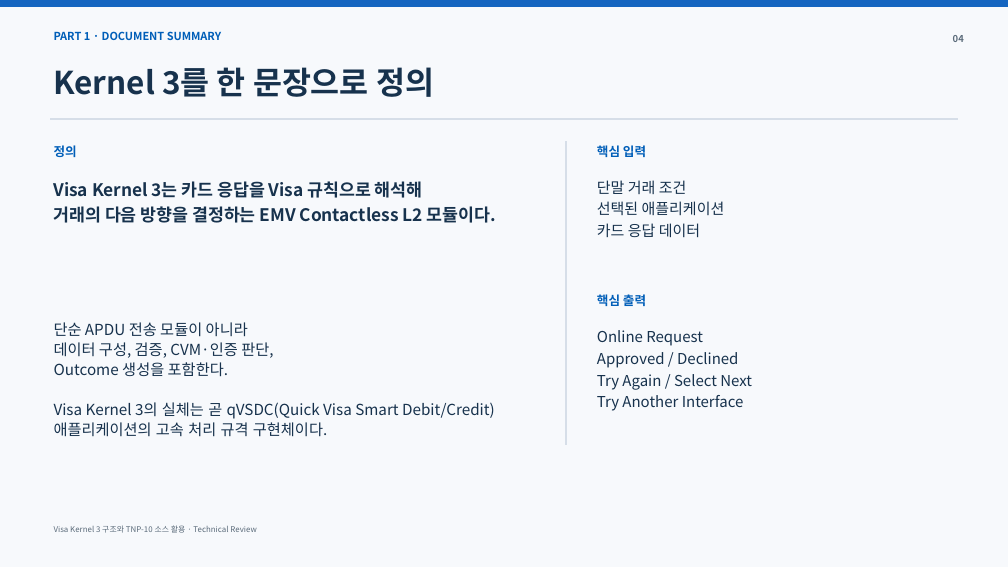
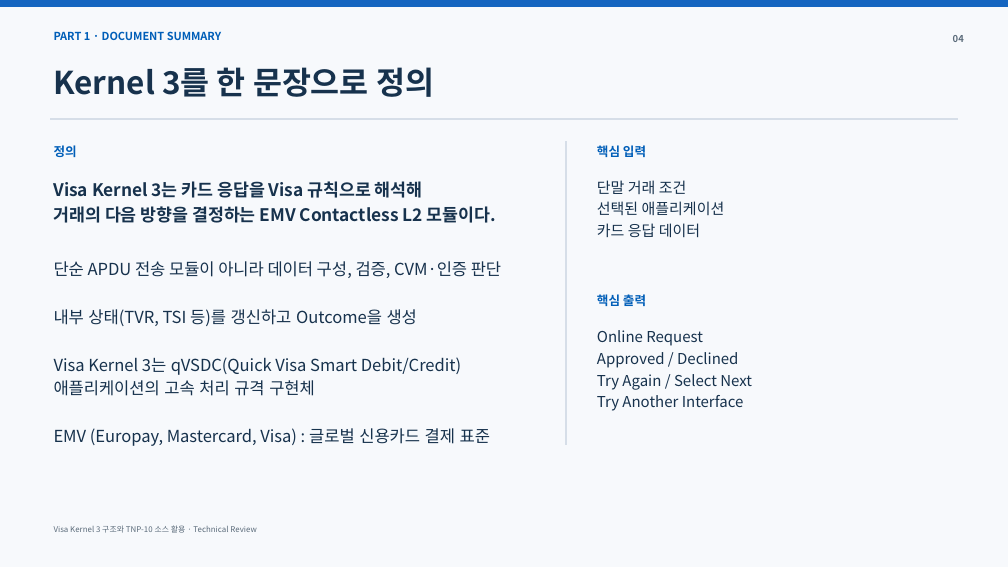
Before and after one commit to tjdguswls01/SeongHyeonJin_em, a slide deck: slide 4 of kernel/01_VISA/visa.pptx. Drawn at 1008x567 pixels with LibreOffice and Linux fonts; fonts in the diff are those of the drawing. Boxes give left, top, right and bottom in pixels: in the first picture for what was removed or moved away, otherwise in the second. Text is boxed around its words. In the diff, an @@ line names an element or a change of style, - is before the commit and + after.

```diff
--- a/kernel/01_VISA/visa.pptx
+++ b/kernel/01_VISA/visa.pptx
@@ text at [54, 261, 501, 446]: text changed; size 14.6 to 15.8 pt @@
-단순 APDU 전송 모듈이 아니라
-데이터 구성, 검증, CVM·인증 판단,
-Outcome 생성을 포함한다.
-Visa Kernel 3의 실체는 곧 qVSDC(Quick Visa Smart Debit/Credit) 애플리케이션의 고속 처리 규격 구현체이다.
+단순 APDU 전송 모듈이 아니라 데이터 구성, 검증, CVM·인증 판단
+내부 상태(TVR, TSI 등)를 갱신하고 Outcome을 생성
+Visa Kernel 3는 qVSDC(Quick Visa Smart Debit/Credit) 애플리케이션의 고속 처리 규격 구현체
+EMV (Europay, Mastercard, Visa) : 글로벌 신용카드 결제 표준
```
Also in this commit, not shown: 3 other slides changed, 2 other files.
